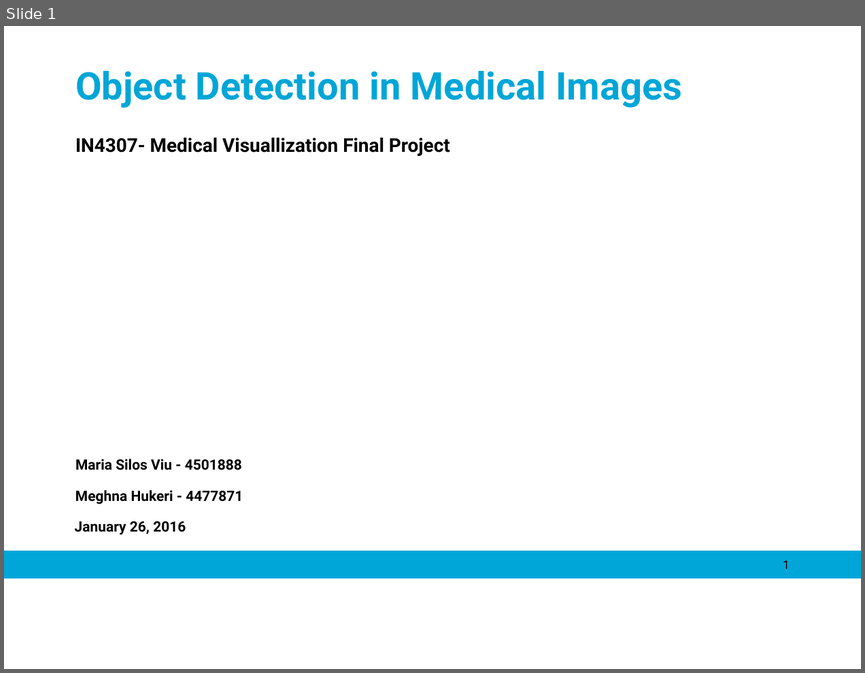
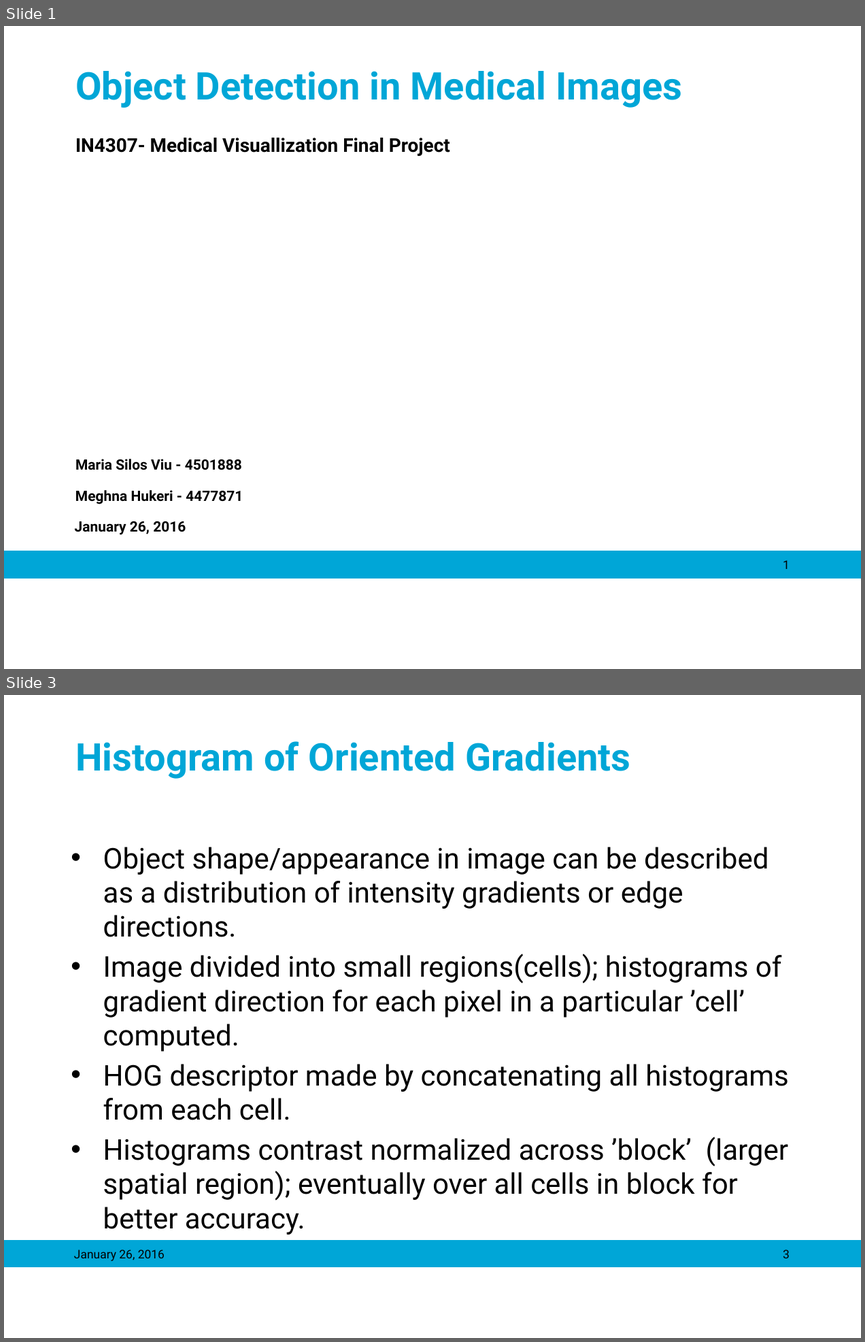
Before and after one commit to mariasv/MM_MedVis_Project, a slide deck: Object Detection in Medical Images.pptx. Shown one above the other, each under a label of ours: slide 1 before the commit, slides 1 and 3 after it; the slides between them are not shown. The pictures are 865x673 and 865x1342 pixels, drawn with LibreOffice and Linux fonts; fonts in the diff are those of the drawing; background and template pictures are left out. Boxes give left, top, right and bottom in pixels: in the first picture for what was removed or moved away, otherwise in the second. Text is boxed around its words. In the diff, an @@ line names an element or a change of style, - is before the commit and + after.

```diff
--- a/Object Detection in Medical Images.pptx
+++ b/Object Detection in Medical Images.pptx
@@ slide 3 added at box(4, 695, 861, 1338), background #FFFFFF @@
@@ title added at box(75, 741, 630, 779), 32 pt, text #00A6D7, bold @@
+Histogram of Oriented Gradients
@@ text added at box(103, 847, 789, 1200), 24 pt, text #000000 @@
+• Object shape/appearance in image can be described as a distribution of intensity gradients or edge directions.
+• Image divided into small regions(cells); histograms of gradient direction for each pixel in a particular ’cell’ computed.
+• HOG descriptor made by concatenating all histograms from each cell.
+• Histograms contrast normalized across ’block’ (larger spatial region); eventually over all cells in block for better accuracy.
@@ rectangle added at box(4, 1240, 861, 1266), fill #00A6D7, outline #00A6D7 0.75 pt @@
@@ text added at box(74, 1249, 164, 1261), 10 pt, text #000000 @@
+January 26, 2016
@@ page number added at box(783, 1249, 789, 1258), 10 pt, text #000000 @@
+3
```
Also in this commit, not shown: 1 slide changed, 1 other slide added.
